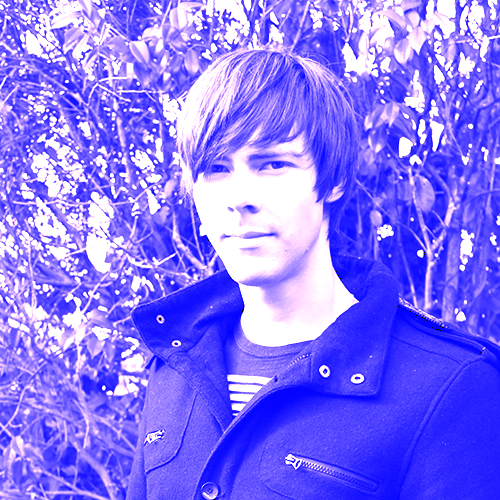
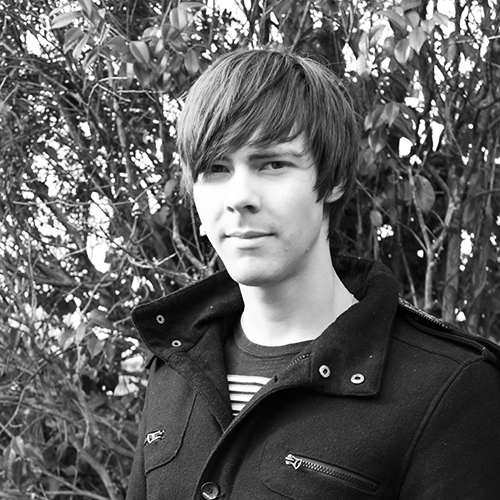
Revision of a layered 500 × 500 image; what changed, layer by layer:
hid "Color Fill 1", blend color dodge → soft light over [0, 0, 500, 500]
hid "Layer 0", painted on it, masked it over [0, 0, 500, 500]
added layer "Layer 0 copy" over [0, 0, 500, 500]
